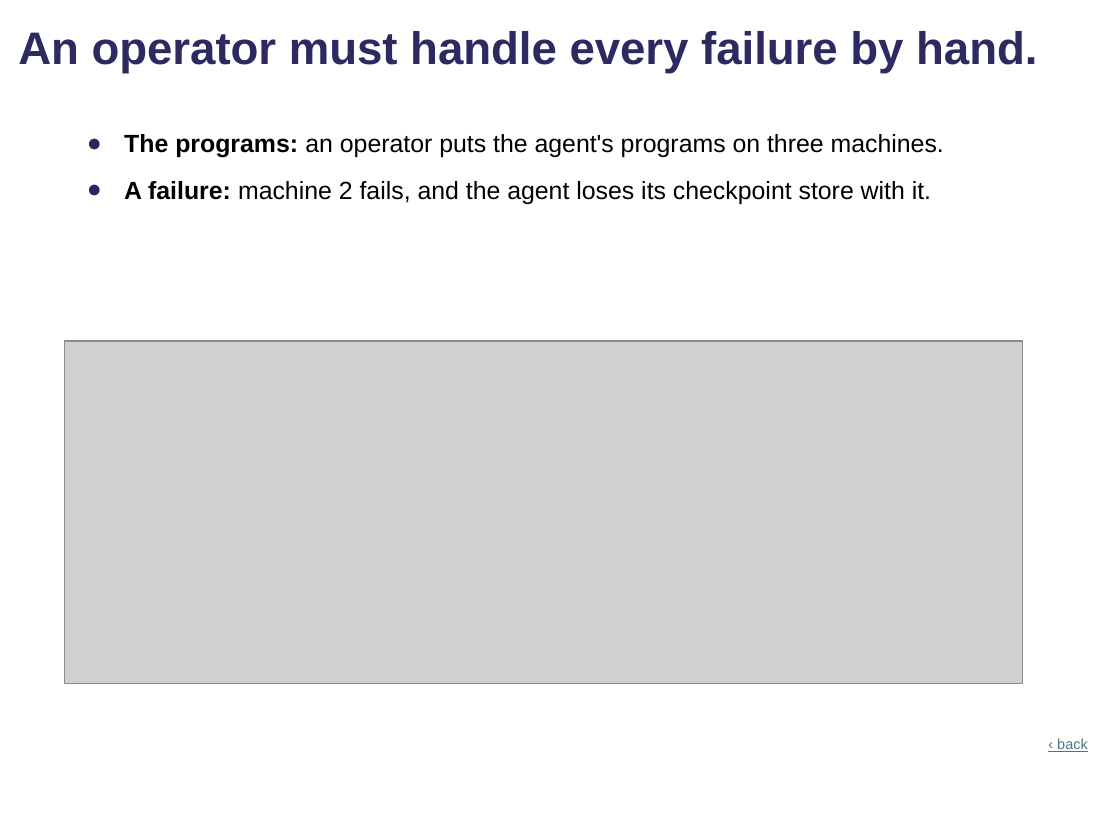
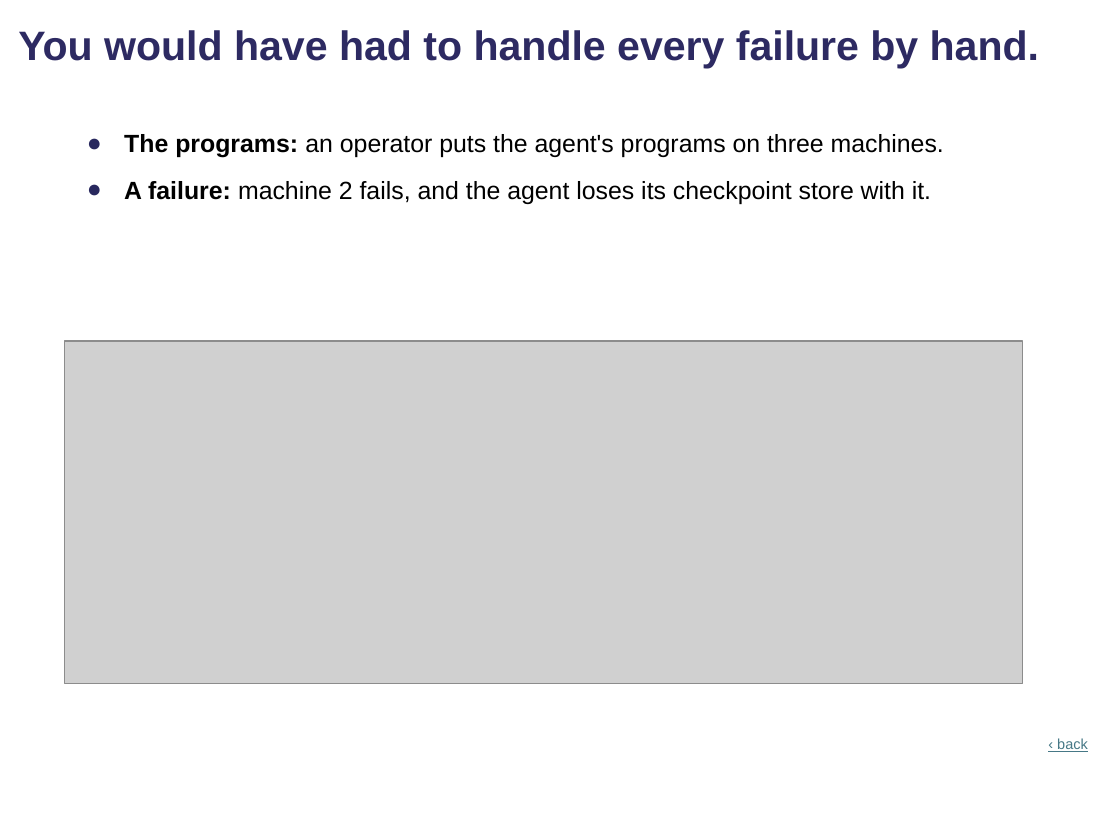
Before and after one commit to comse6998-019/lectures, a slide deck: slide 23 of lecture-8-2026-11-13/lecture8-part2.pptx. Drawn at 1120x840 pixels with LibreOffice and Linux fonts; fonts in the diff are those of the drawing; grey boxes stand for pictures; background and template pictures are left out. Boxes give left, top, right and bottom in pixels: in the first picture for what was removed or moved away, otherwise in the second. Text is boxed around its words. In the diff, an @@ line names an element or a change of style, - is before the commit and + after.

```diff
--- a/lecture-8-2026-11-13/lecture8-part2.pptx
+++ b/lecture-8-2026-11-13/lecture8-part2.pptx
@@ title at (18, 30, 1039, 68): text changed; size 22 to 19.8 pt @@
-An operator must handle every failure by hand.
+You would have had to handle every failure by hand.
```
Also in this commit, not shown: 1 other slide changed, 21 other files.
